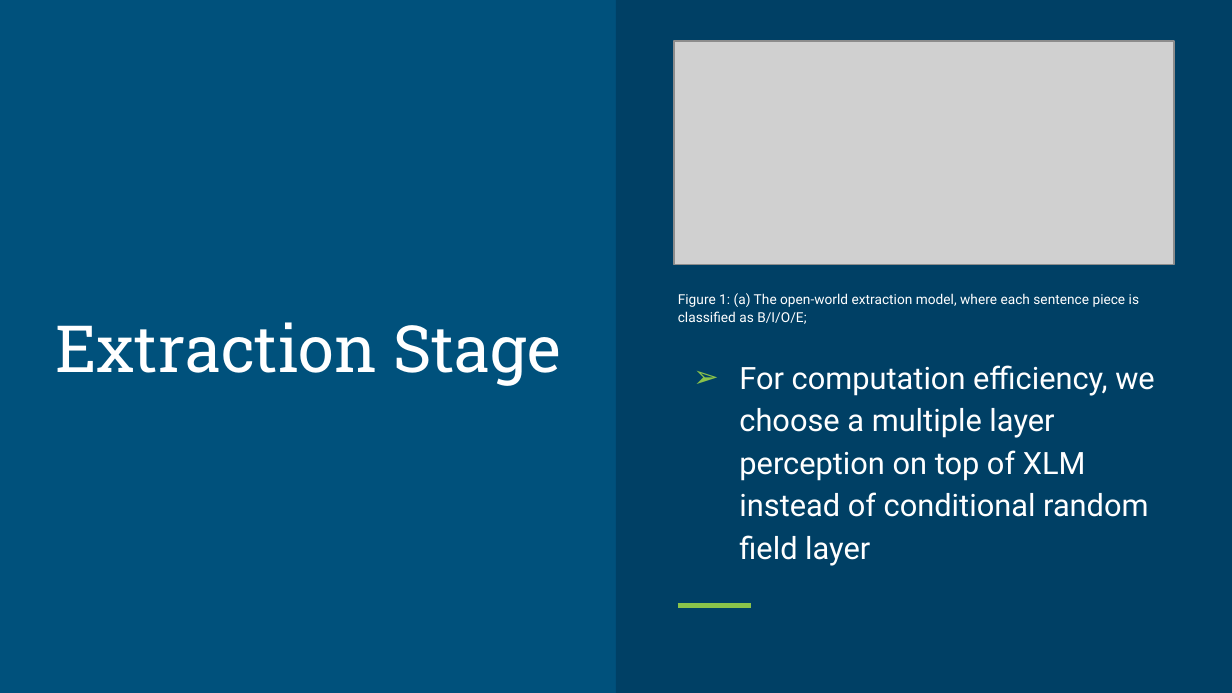
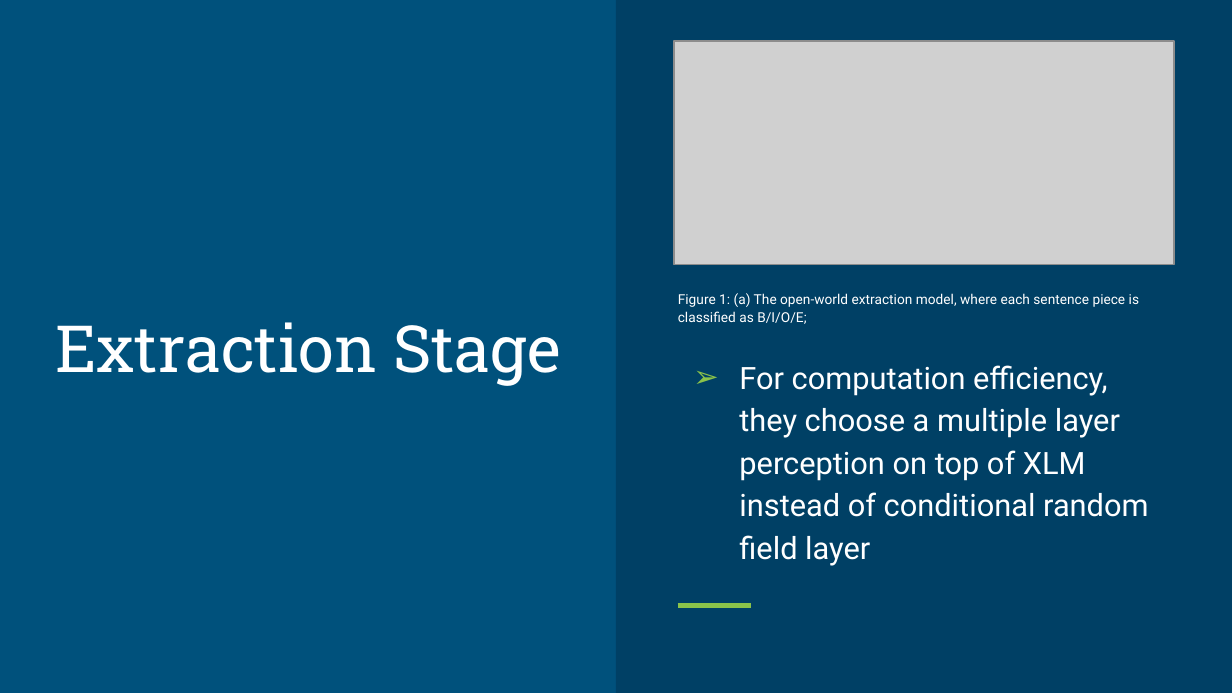
Before and after one commit to UmarNasib/CSE700, a slide deck: slide 15 of Submission2/Slide.pptx. Drawn at 1232x693 pixels with LibreOffice and Linux fonts; fonts in the diff are those of the drawing; grey boxes stand for pictures. Boxes give left, top, right and bottom in pixels: in the first picture for what was removed or moved away, otherwise in the second. Text is boxed around its words. In the diff, an @@ line names an element or a change of style, - is before the commit and + after.

Commit message:
updated slide

```diff
--- a/Submission2/Slide.pptx
+++ b/Submission2/Slide.pptx
@@ text at (x1=739, y1=365, x2=1148, y2=566): text changed @@
-➢ For computation efficiency, we choose a multiple layer perception on top of XLM instead of conditional random field layer
+➢ For computation efficiency, they choose a multiple layer perception on top of XLM instead of conditional random field layer
```
Also in this commit, not shown: 2 other slides changed, 1 slide added, 2 slides removed.
